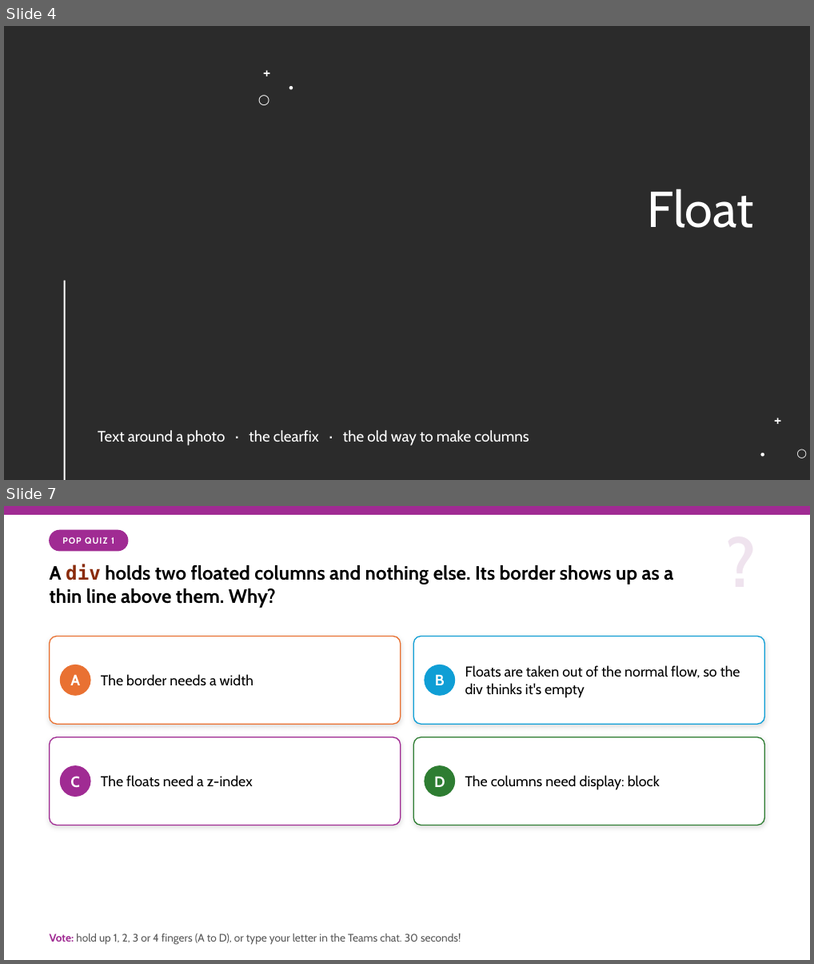
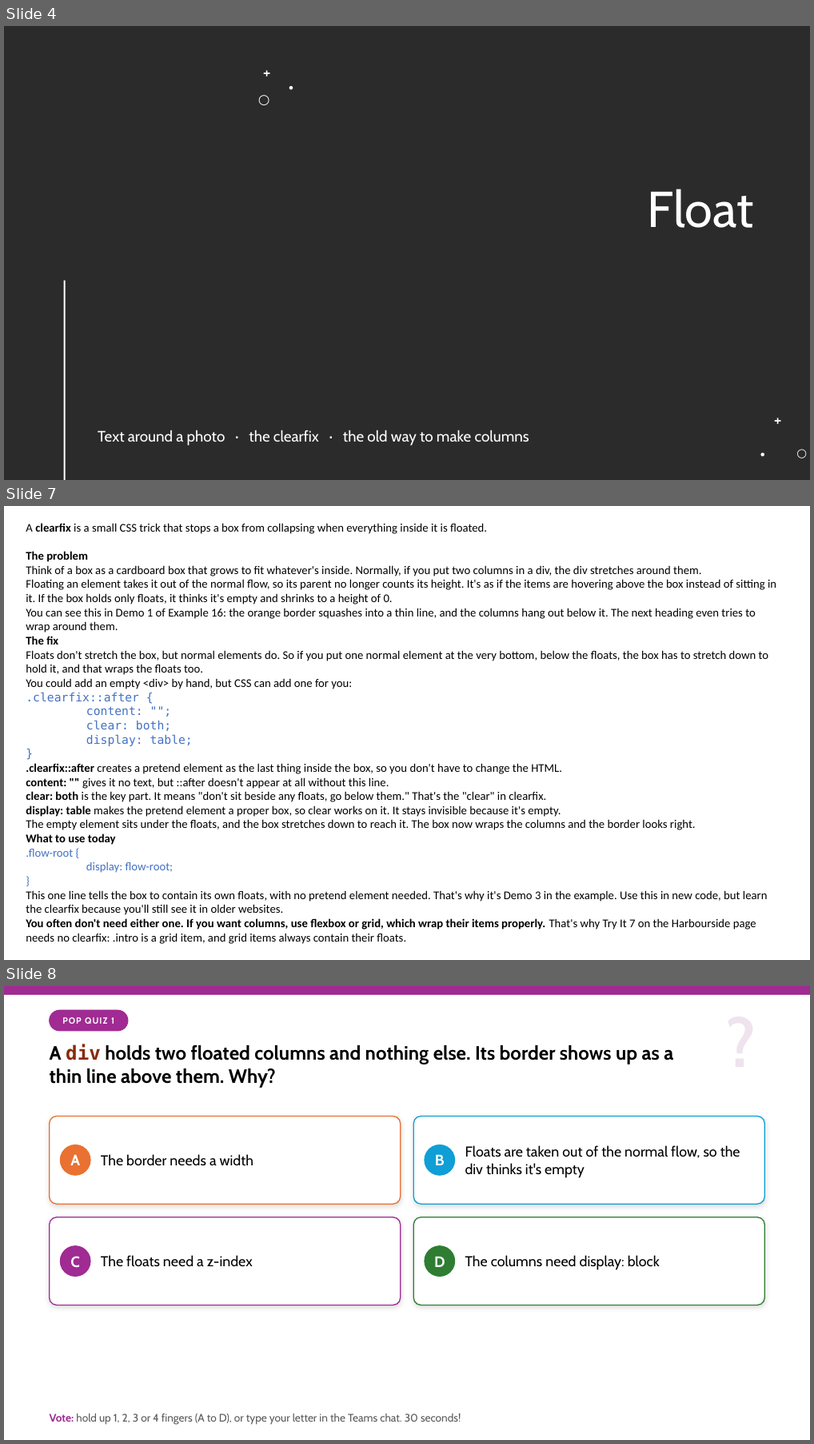
Before and after one commit to x97gfq/WEBD1000_Fall2026, a slide deck: 09_Float_CSS/Float.pptx. Shown one above the other, each under a label of ours: slides 4 and 7 before the commit, slides 4, 7 and 8 after it; the slides between them are not shown. The pictures are 814x964 and 814x1444 pixels, drawn with LibreOffice and Linux fonts; fonts in the diff are those of the drawing; background and template pictures are left out; a plain dark background stands for a picture behind light text. Boxes give left, top, right and bottom in pixels: in the first picture for what was removed or moved away, otherwise in the second. Text is boxed around its words. In the diff, an @@ line names an element or a change of style, - is before the commit and + after.

```diff
--- a/09_Float_CSS/Float.pptx
+++ b/09_Float_CSS/Float.pptx
@@ slide 7 added at <box>4,506,810,960</box>, background #FFFFFF @@
@@ text added at <box>26,523,777,944</box>, 14 pt, text #000000 @@
+A clearfix is a small CSS trick that stops a box from collapsing when everything inside it is floated.
+The problem
+Think of a box as a cardboard box that grows to fit whatever's inside. Normally, if you put two columns in a div, the div stretches around them.
+Floating an element takes it out of the normal flow, so its parent no longer counts its height. It's as if the items are hovering above the box instead of sitting in it. If the box holds only floats, it thinks it's empty and shrinks to a height of 0.
+You can see this in Demo 1 of Example 16: the orange border squashes into a thin line, and the columns hang out below it. The next heading even tries to wrap around them.
+The fix
+Floats don't stretch the box, but normal elements do. So if you put one normal element at the very bottom, below the floats, the box has to stretch down to hold it, and that wraps the floats too.
+You could add an empty <div> by hand, but CSS can add one for you:
+.clearfix::after {
+content: "";
+clear: both;
+display: table;
+}
+.clearfix::after creates a pretend element as the last thing inside the box, so you don't have to change the HTML.
+content: "" gives it no text, but ::after doesn't appear at all without this line.
+clear: both is the key part. It means "don't sit beside any floats, go below them." That's the "clear" in clearfix.
+display: table makes the pretend element a proper box, so clear works on it. It stays invisible because it's empty.
+The empty element sits under the floats, and the box stretches down to reach it. The box now wraps the columns and the border looks right.
+What to use today
+.flow-root {
+display: flow-root;
+}
+This one line tells the box to contain its own floats, with no pretend element needed. That's why it's Demo 3 in the example. Use this in new code, but learn the clearfix because you'll still see it in older websites.
+You often don't need either one. If you want columns, use flexbox or grid, which wrap their items properly. That's why Try It 7 on the Harbourside page needs no clearfix: .intro is a grid item, and grid items always contain their floats.
@@ what was slide 7 is now slide 8 @@
```
Also in this commit, not shown: 2 slides changed, 11 other files.
